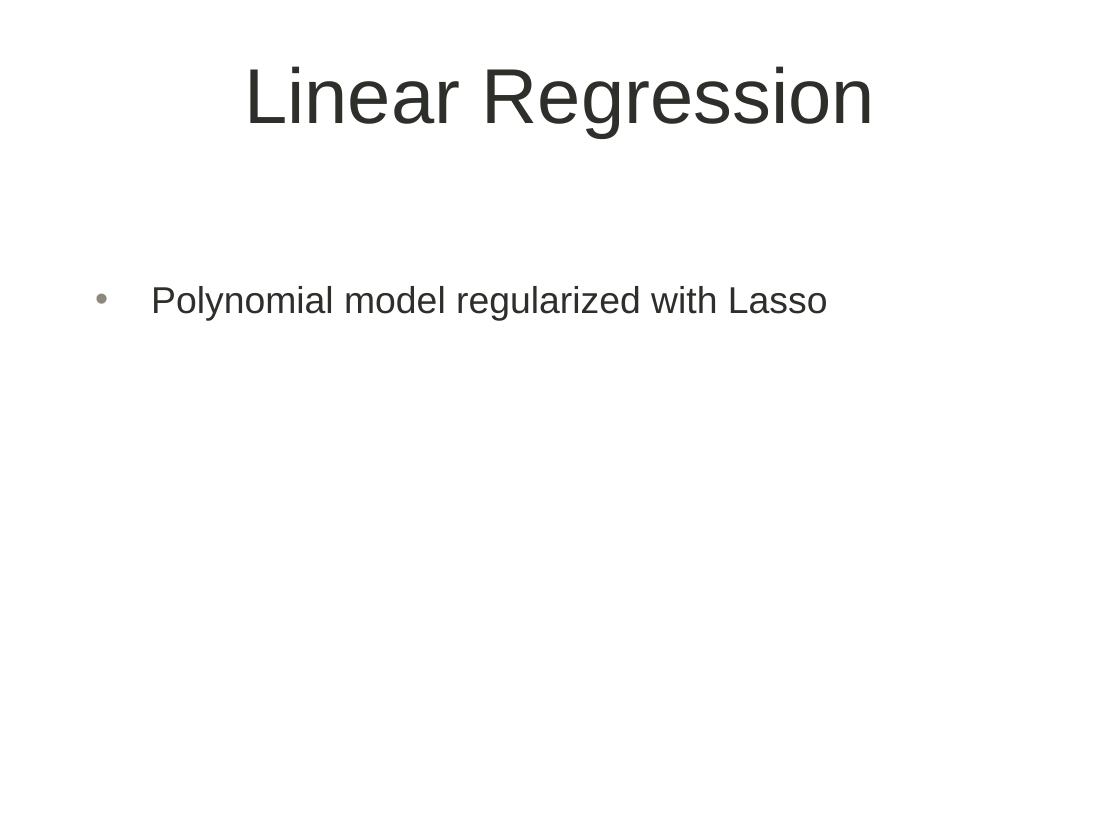
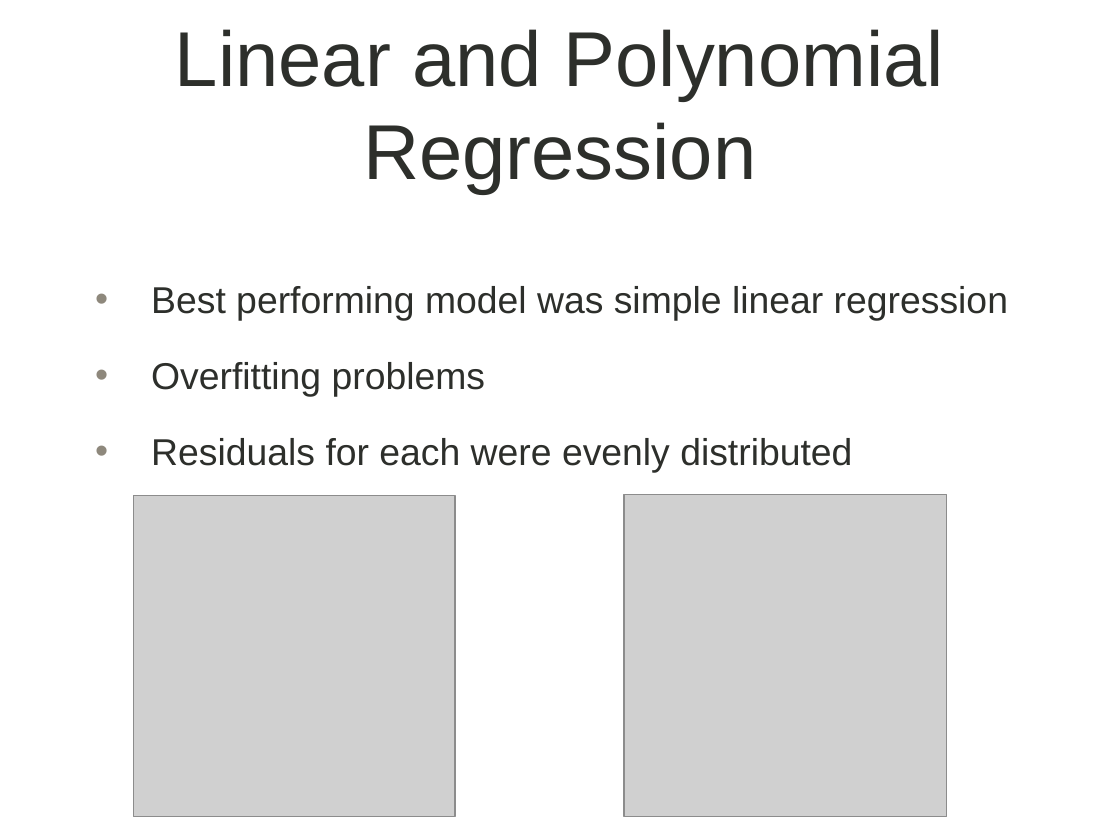
Before and after one commit to maddyobrienjones/project_luther, a slide deck: slide 5 of luther.pptx. Drawn at 1120x840 pixels with LibreOffice and Linux fonts; fonts in the diff are those of the drawing; grey boxes stand for pictures; background and template pictures are left out. Boxes give left, top, right and bottom in pixels: in the first picture for what was removed or moved away, otherwise in the second. Text is boxed around its words. In the diff, an @@ line names an element or a change of style, - is before the commit and + after.

Commit message:
finishing up models

```diff
--- a/luther.pptx
+++ b/luther.pptx
@@ title at (x1=175, y1=29, x2=944, y2=194): text changed @@
-Linear Regression
+Linear and Polynomial Regression
@@ text at (x1=151, y1=286, x2=1008, y2=473): text changed @@
-• Polynomial model regularized with Lasso
+• Best performing model was simple linear regression
+• Overfitting problems
+• Residuals for each were evenly distributed
@@ picture added at (x1=133, y1=495, x2=455, y2=816) @@
@@ picture added at (x1=624, y1=494, x2=946, y2=816) @@
```
Also in this commit, not shown: 2 other slides changed, 3 other files.
